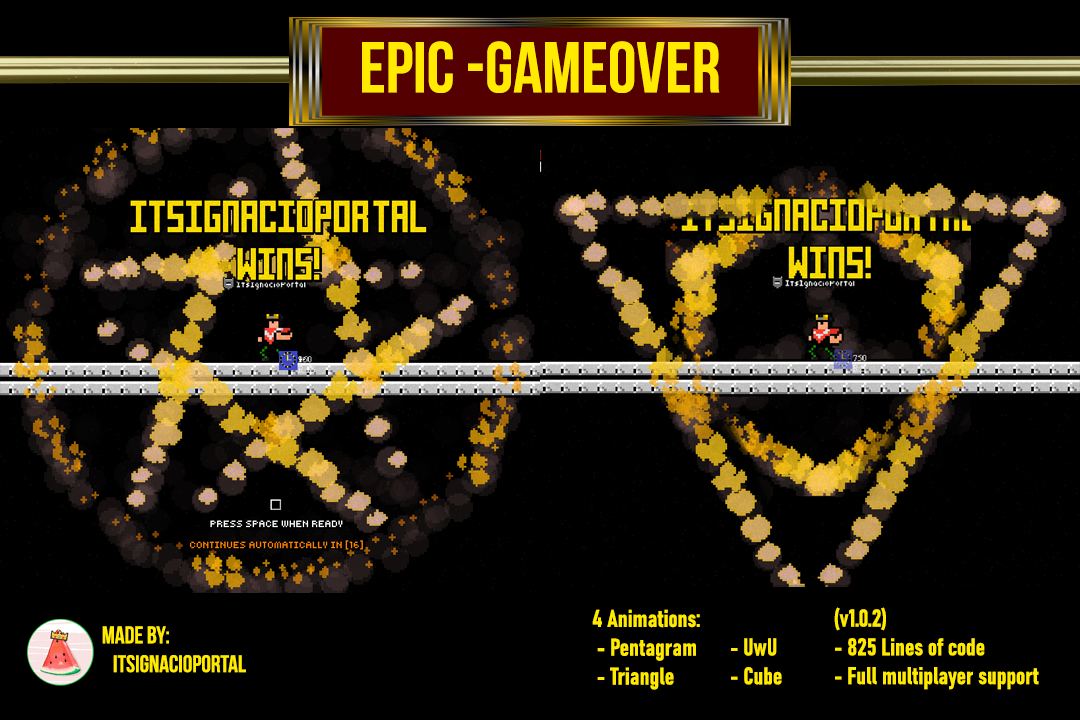
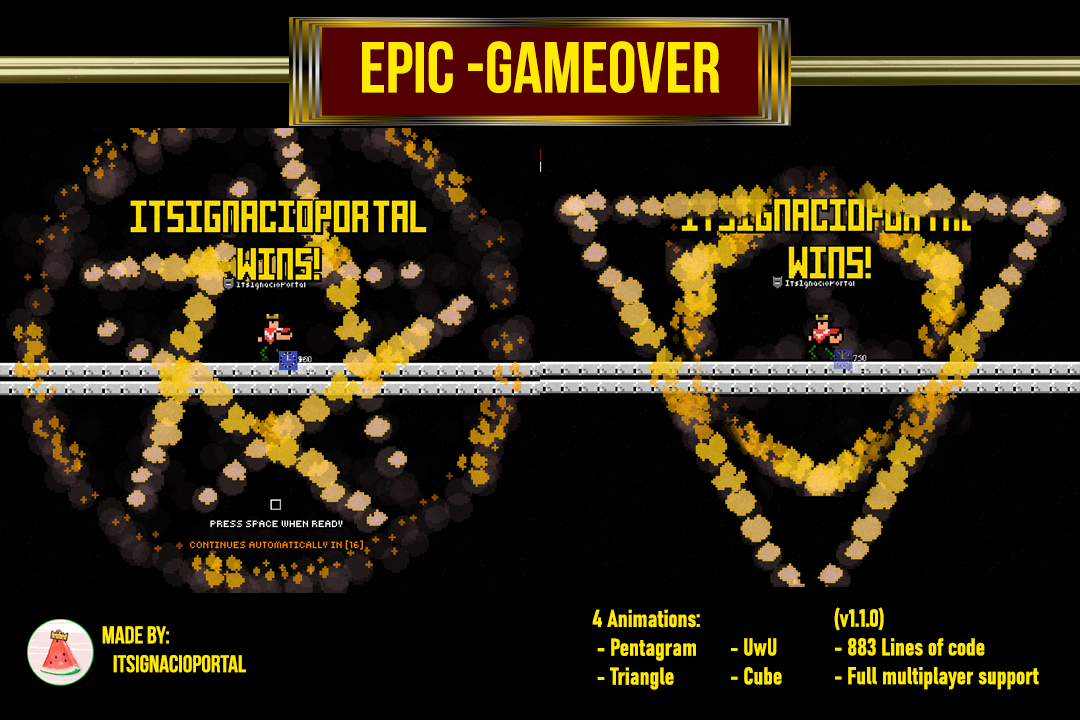
Before/after of a (1080, 720) layered artwork. What changed in the layer stack:
renamed "(v1.0.2) - 825 Lines of code - Full multiplayer support" to "(v1.1.0) - 883 Lines of code - Full multiplayer support", painted on it over bbox(858, 607, 886, 656)
